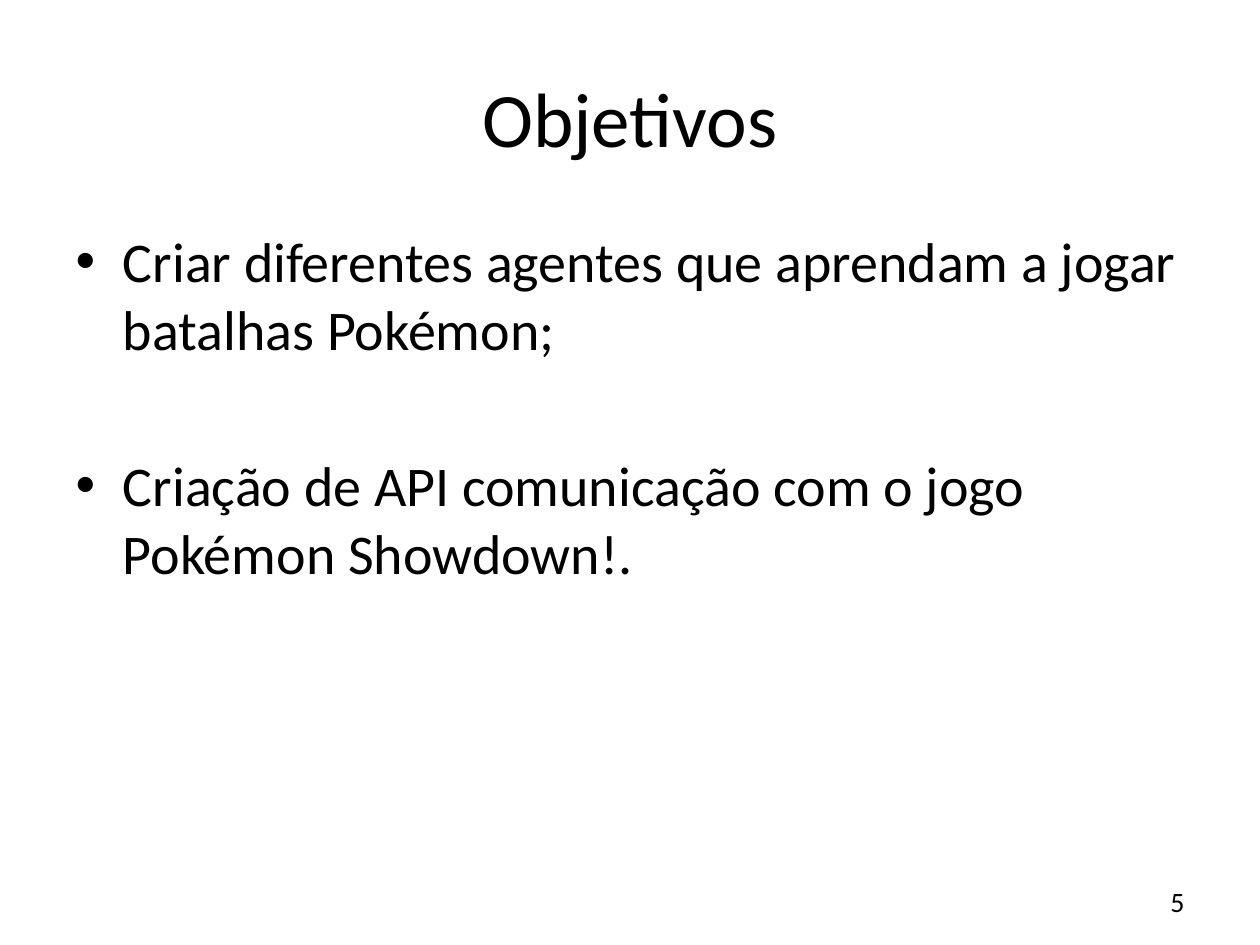
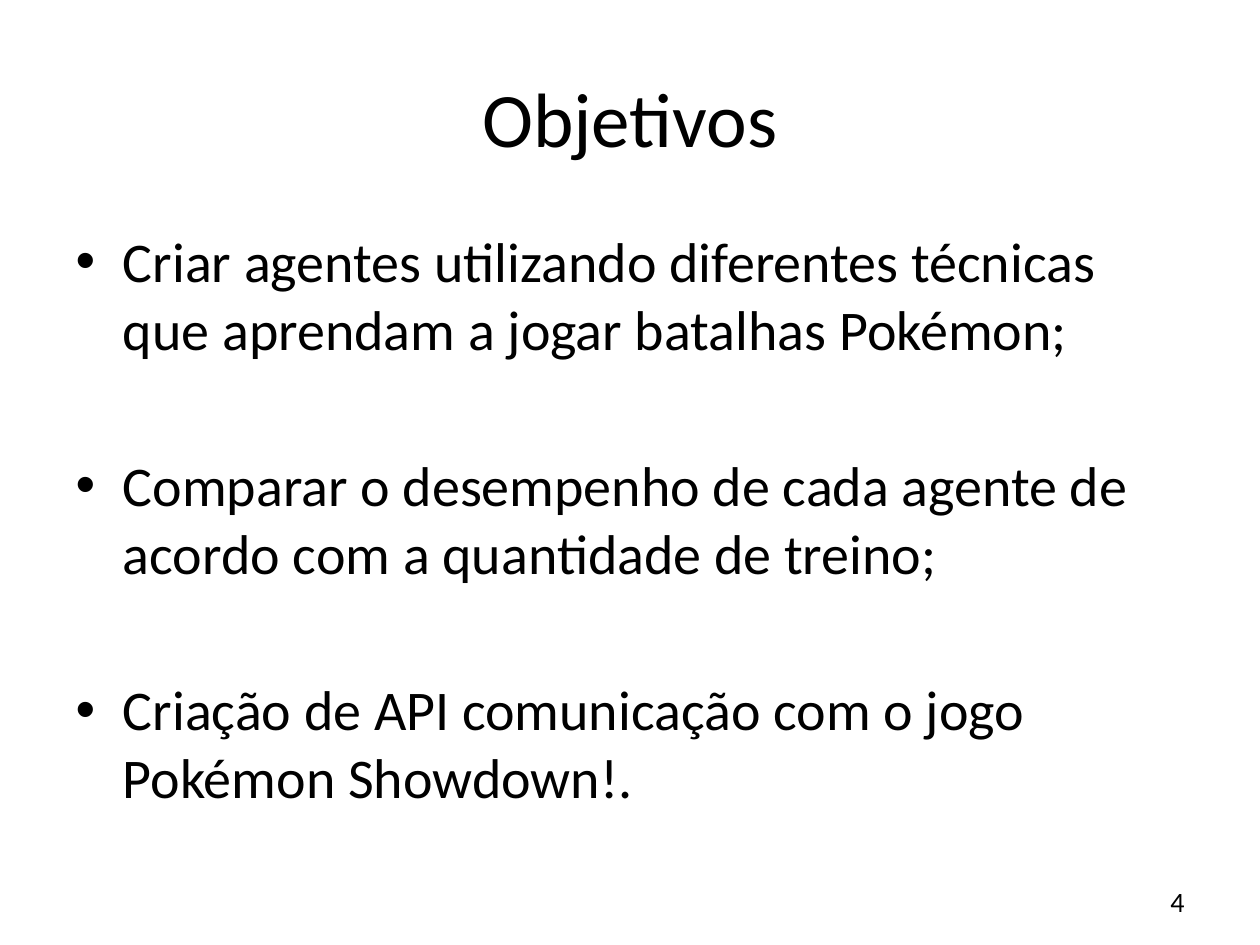
Before and after one commit to JonathanOhara/dissertacao, a slide deck: slide 4 of Apresentação Qualificação.pptx (slide 5 before the commit). Drawn at 1260x945 pixels with LibreOffice and Linux fonts; fonts in the diff are those of the drawing; background and template pictures are left out. Boxes give left, top, right and bottom in pixels: in the first picture for what was removed or moved away, otherwise in the second. Text is boxed around its words. In the diff, an @@ line names an element or a change of style, - is before the commit and + after.

```diff
--- a/Apresentação Qualificação.pptx
+++ b/Apresentação Qualificação.pptx
@@ text at [123, 243, 1127, 583]: text changed @@
-• Criar diferentes agentes que aprendam a jogar batalhas Pokémon;
+• Criar agentes utilizando diferentes técnicas que aprendam a jogar batalhas Pokémon;
+• Comparar o desempenho de cada agente de acordo com a quantidade de treino;
@@ page number at [1170, 894, 1184, 912]: text changed @@
-5
+4
```
Also in this commit, not shown: 12 other slides changed, 4 slides added, 2 other files.
